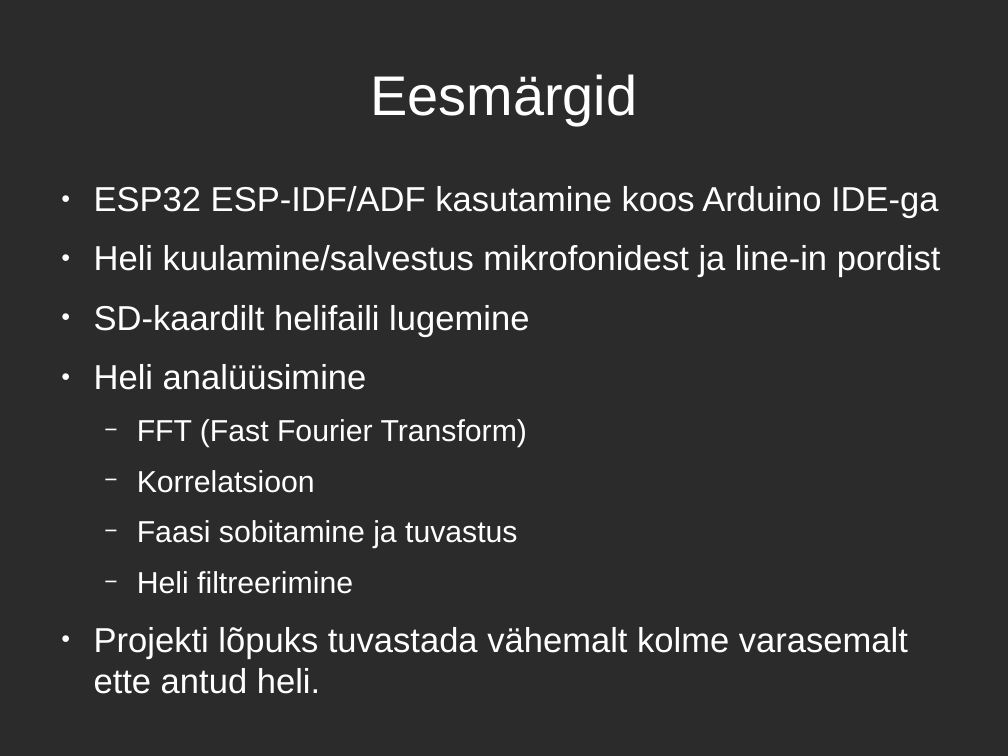
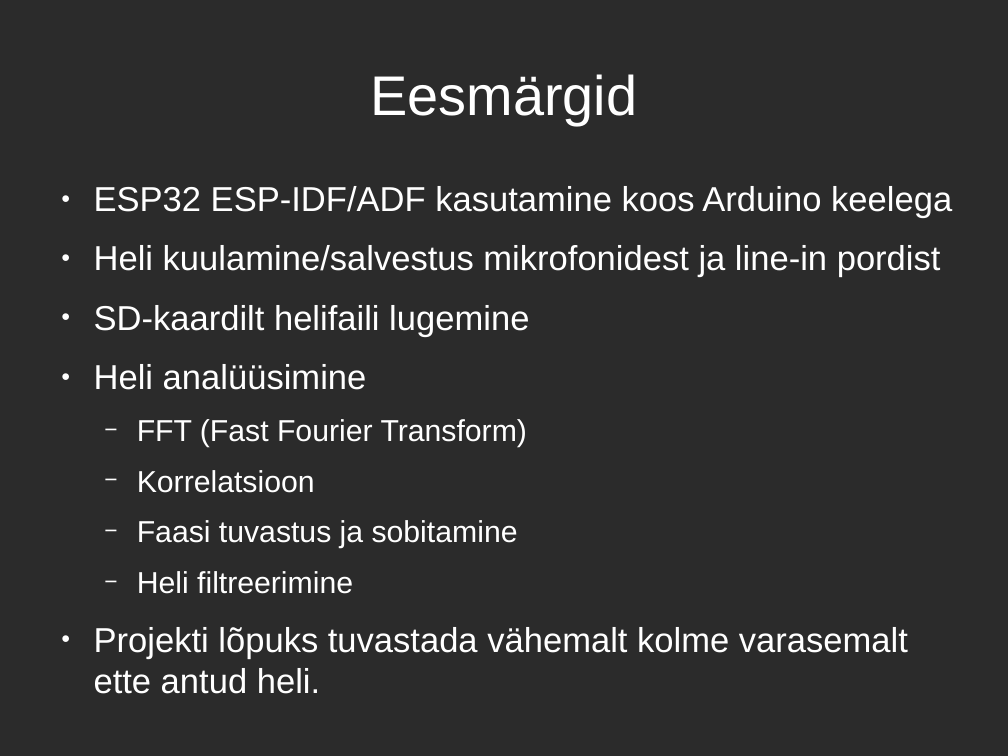
Before and after one commit to margosall/Digitization-Realization, a slide deck: slide 3 of docs/presentation.odp. Drawn at 1008x756 pixels with LibreOffice and Linux fonts; fonts in the diff are those of the drawing; background and template pictures are left out; a plain dark background stands for a picture behind light text. Boxes give left, top, right and bottom in pixels: in the first picture for what was removed or moved away, otherwise in the second. Text is boxed around its words. In the diff, an @@ line names an element or a change of style, - is before the commit and + after.

```diff
--- a/docs/presentation.odp
+++ b/docs/presentation.odp
@@ text at box(94, 186, 952, 218): text changed @@
-● ESP32 ESP-IDF/ADF kasutamine koos Arduino IDE-ga
+● ESP32 ESP-IDF/ADF kasutamine koos Arduino keelega
@@ text at box(137, 520, 518, 548): text changed @@
-  − Faasi sobitamine ja tuvastus
+  − Faasi tuvastus ja sobitamine
```
Also in this commit, not shown: 1 slide added, 1 other file.
